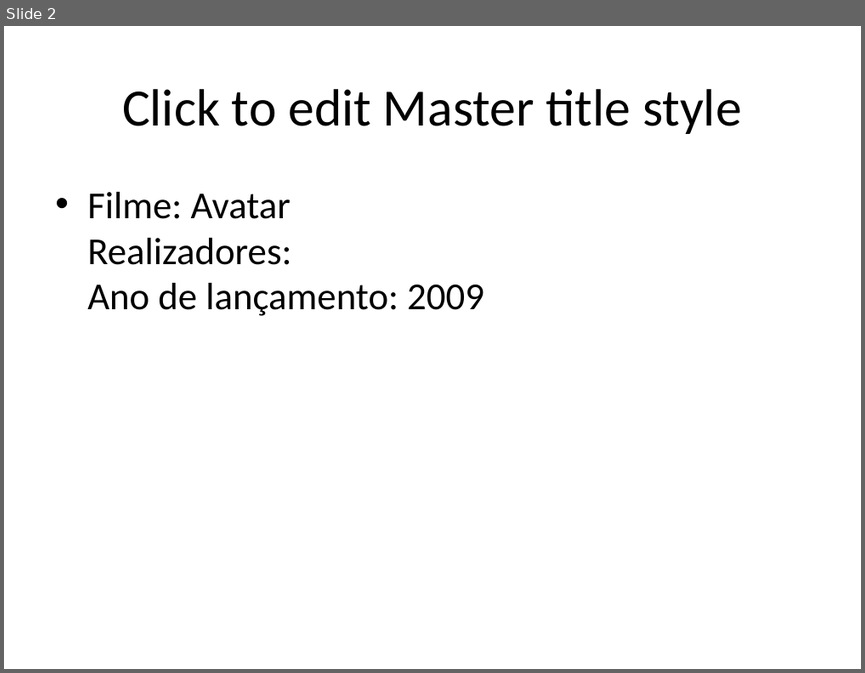
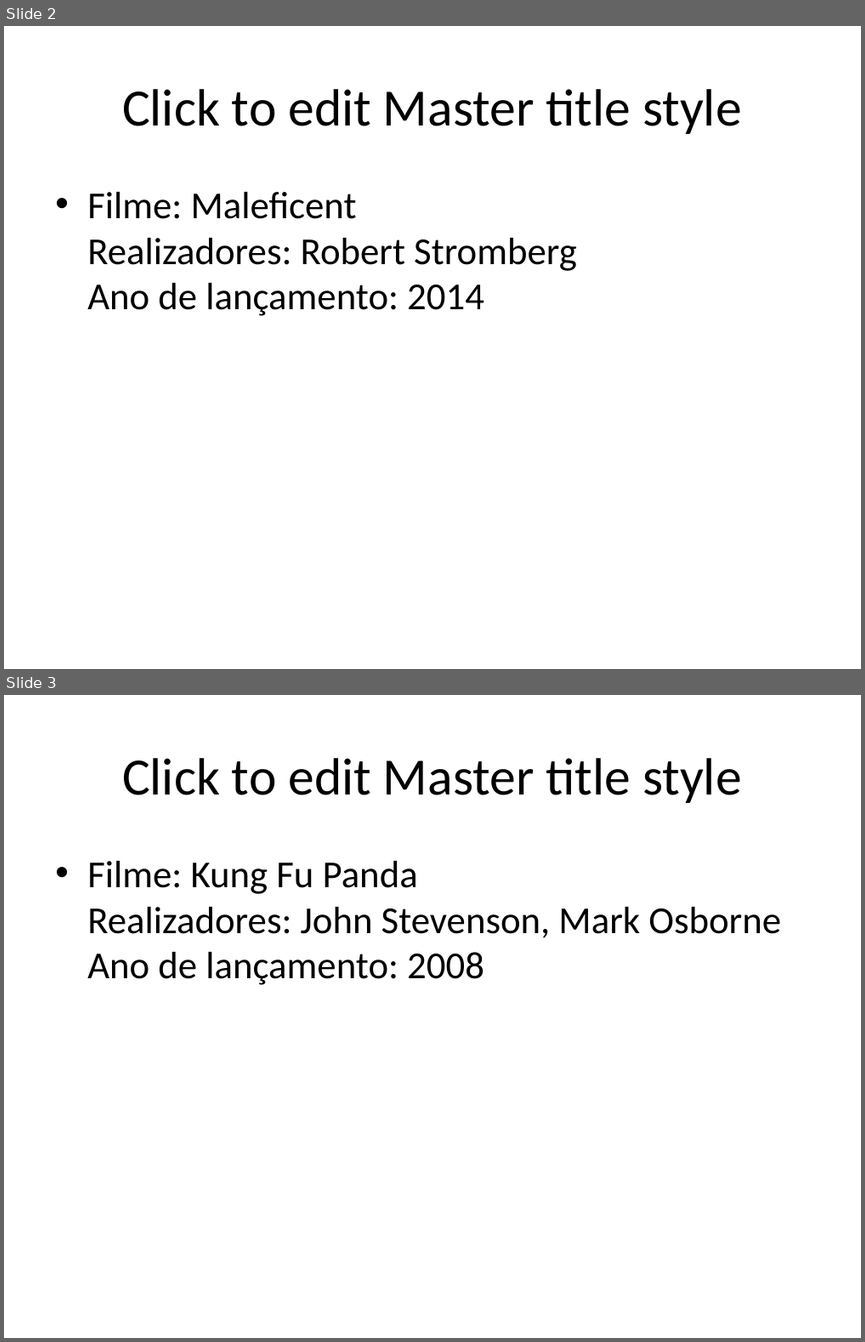
Before and after one commit to fatimafmcs/DesafiosSantander, a slide deck: Desafio1.zip_expanded/Desafio1_MoviePoc/MoviesPresentation.pptx. Shown one above the other, each under a label of ours: slide 2 before the commit, slides 2 and 3 after it. The pictures are 865x673 and 865x1342 pixels, drawn with LibreOffice and Linux fonts; fonts in the diff are those of the drawing. Boxes give left, top, right and bottom in pixels: in the first picture for what was removed or moved away, otherwise in the second. Text is boxed around its words. In the diff, an @@ line names an element or a change of style, - is before the commit and + after.

```diff
--- a/Desafio1.zip_expanded/Desafio1_MoviePoc/MoviesPresentation.pptx
+++ b/Desafio1.zip_expanded/Desafio1_MoviePoc/MoviesPresentation.pptx
@@ slide 3 added at box(4, 695, 861, 1338), background #FFFFFF @@
@@ title added at box(122, 758, 742, 803), 44 pt, text #000000 @@
+Click to edit Master title style
@@ text added at box(87, 861, 781, 985), 32 pt, text #000000 @@
+• Filme: Kung Fu Panda
+  Realizadores: John Stevenson, Mark Osborne
+  Ano de lançamento: 2008
@@ slide 2 changed as well @@
@@ text at box(87, 192, 577, 316): text changed @@
-• Filme: Avatar
-  Realizadores:
-  Ano de lançamento: 2009
+• Filme: Maleficent
+  Realizadores: Robert Stromberg
+  Ano de lançamento: 2014
```
Also in this commit, not shown: 4 other slides changed, 3 other files.
